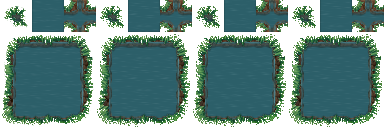
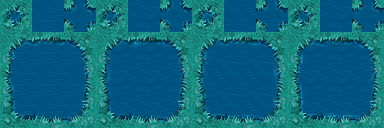
Layer changes from the first 384px x 128px image to the second:
added group "Demon Water" with 6 layers above "Elf Woods copy" over [0, 0, 384, 128]
added layer "Layer 15" in group "Demon Water" over [0, 0, 384, 128]
added layer "Layer 18" in group "Demon Water" over [7, 0, 382, 122]
added layer "Layer 11 copy 2" in group "Demon Water" over [0, 0, 384, 128]
hid group "Elf Woods copy" (1 layers) over [1, 0, 384, 128]
